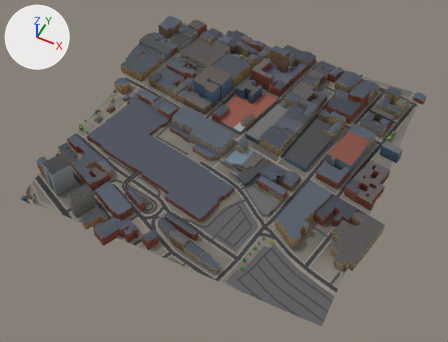
What one commit did to the glTF model glasgow-subway/data/city/city_9_5.glb.
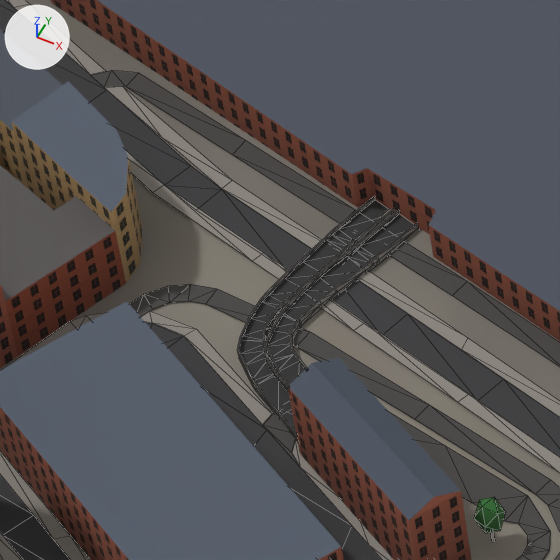
Old and new are each drawn whole from a 50 mm lens placed at (1461.0, -909.0, 757.0), pointed at (1157.0, -302.0, -1.0) and again close up on the part from 22% to 35% of the width and 44% to 61% of the height. The lights are fixed; the arrows at upper left show +X, +Y and +Z. The first two pictures are the older version. The close-ups show mesh edges as thin lines. Where no turn or scale is listed for an object, it has been applied to the vertices. Vertices at exactly the same position are counted once.

The older version as bpy lines, for what is in view:
```python
me_buildings_9_5 = bpy.data.meshes.new('buildings_9_5')
me_buildings_9_5.from_pydata(...)  # 3254 vertices, 3859 faces; spans x -273.0..273.0, y -262.0..262.0, z -30.0..30.0
# faces by material slot: [2210, 130, 1519]
me_buildings_9_5.materials.append(mat_mat_wall_stone)
me_buildings_9_5.materials.append(mat_mat_wall_glass)
me_buildings_9_5.materials.append(mat_mat_wall_plain)
me_roads_9_5 = bpy.data.meshes.new('roads_9_5')
me_roads_9_5.from_pydata(...)  # 2539 vertices, 2686 faces; spans x -250.0..250.0, y -250.0..250.0, z -13.0..13.0
# faces by material slot: [1127, 1119, 440]
me_roads_9_5.materials.append(mat_mat_road)
me_roads_9_5.materials.append(mat_mat_pavement)
me_roads_9_5.materials.append(mat_mat_bridge)
me_terrain_9_5 = bpy.data.meshes.new('terrain_9_5')
me_terrain_9_5.from_pydata(...)  # 2601 vertices, 5000 faces; spans x -250.0..250.0, y -250.0..250.0, z -13.0..13.0
me_terrain_9_5.materials.append(mat_mat_green)
ob_buildings_9_5 = bpy.data.objects.new('buildings_9_5', me_buildings_9_5)
ob_buildings_9_5.location = (1154.2, -258.0, 39.8)
ob_roads_9_5 = bpy.data.objects.new('roads_9_5', me_roads_9_5)
ob_roads_9_5.location = (1150.0, -250.0, 13.7)
ob_terrain_9_5 = bpy.data.objects.new('terrain_9_5', me_terrain_9_5)
ob_terrain_9_5.location = (1150.0, -250.0, 13.2)
# also in view: 'green_tree_c.008' at (1093.0, -432.0, 20.0)
```
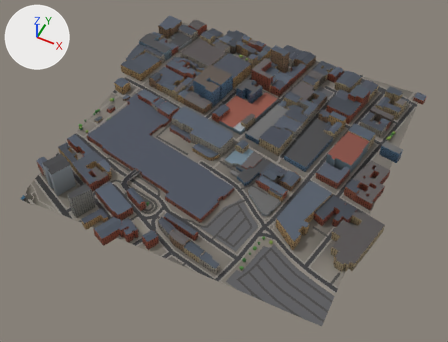
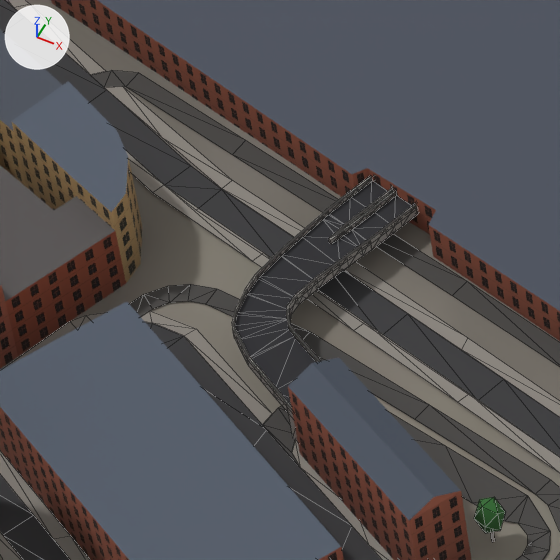
Changed parts and their boxes (x1, y1, x2, y2) in the close-ups (560 x 560 px; the box of a moved part takes in the faces that stretch with it):
```json
{"part": 1, "of": "me_roads_9_5", "change": "added", "after": [235, 181, 413, 408]}
{"part": 2, "of": "me_roads_9_5", "change": "moved or reshaped", "before": [238, 196, 465, 440], "after": [232, 176, 418, 442]}
```

Scene script edits in JSON lines:
```json
{"block": "me_roads_9_5", "where": "# used by ob_roads_9_5; location = (1150.0, -250.0, 13.7)"}
{"op": "remove", "block": "me_roads_9_5", "code": "me_roads_9_5.from_pydata(...)  # 2539 vertices, 2686 faces; spans x -250.0..250.0, y -250.0..250.0, z -13.0..13.0"}
{"op": "add", "block": "me_roads_9_5", "code": "me_roads_9_5.from_pydata(...)  # 2667 vertices, 2687 faces; spans x -250.0..250.0, y -250.0..250.0, z -13.0..13.0"}
{"block": "me_roads_9_5", "change": "me_roads_9_5 part 1: a new loose piece of 58 vertices spanning x -116.0..-88.0, y -180.0..-129.0, z 9.0, in mat_mat_road"}
{"block": "me_roads_9_5", "change": "me_roads_9_5 part 2: 9 vertices moved from x -108.0..-91.0, y -179.0..-131.0, z 1.0..5.0 to x -108.0..-91.0, y -180.0..-130.0, z 1.0..10.0; 246 vertices removed from x -116.0..-90.0, y -179.0..-130.0, z 1.0..5.0; 332 vertices added at x -116.0..-88.0, y -180.0..-129.0, z 1.0..10.0"}
{"block": "me_roads_9_5", "change": "other edits to the shape of me_roads_9_5 do not show in these pictures"}
```
